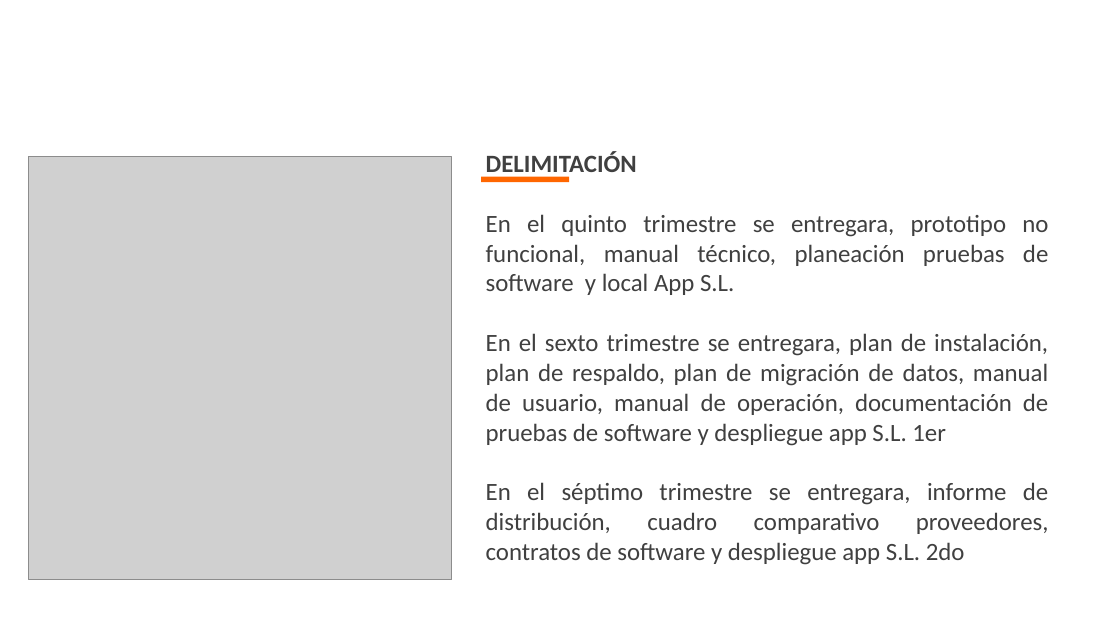
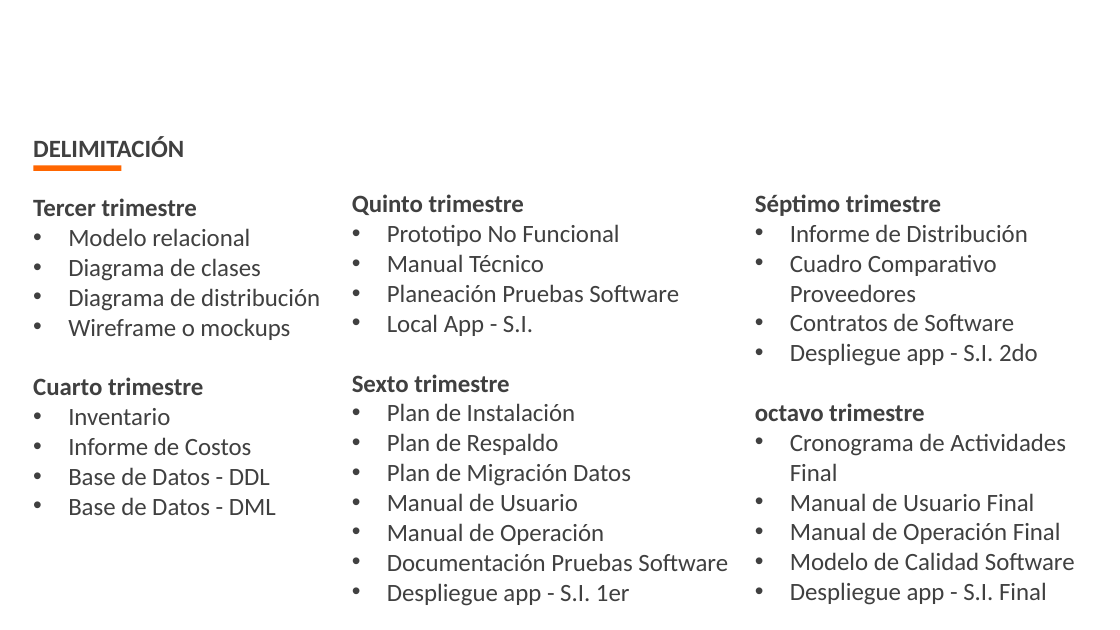
Before and after one commit to alejaleo/proyecto_segi, a slide deck: slide 17 of proyecto_formativo/documentacion/primer_trimestre/1_Presentación_Sustentacion.pptx (slide 18 before the commit). Drawn at 1120x630 pixels with LibreOffice and Linux fonts; fonts in the diff are those of the drawing; grey boxes stand for pictures; background and template pictures are left out. Boxes give left, top, right and bottom in pixels: in the first picture for what was removed or moved away, otherwise in the second. Text is boxed around its words. In the diff, an @@ line names an element or a change of style, - is before the commit and + after.

Commit message:
se eliminan notas de prueba en primer y segundo trimestre

```diff
--- a/proyecto_formativo/documentacion/primer_trimestre/1_Presentación_Sustentacion.pptx
+++ b/proyecto_formativo/documentacion/primer_trimestre/1_Presentación_Sustentacion.pptx
@@ text added at <box>33,136,320,515</box>, 16 pt, text #404040 @@
+DELIMITACIÓN
+Tercer trimestre
+• Modelo relacional
+• Diagrama de clases
+• Diagrama de distribución
+• Wireframe o mockups
+Cuarto trimestre
+• Inventario
+• Informe de Costos
+• Base de Datos - DDL
+• Base de Datos - DML
@@ picture removed at <box>29,157,452,580</box> @@
@@ rectangle: place and size @@
-rectangle at <box>482,177,570,183</box>
+rectangle at <box>34,166,122,171</box>
@@ text added at <box>352,194,728,606</box>, 16 pt, text #404040 @@
+Quinto trimestre
+• Prototipo No Funcional
+• Manual Técnico
+• Planeación Pruebas Software
+• Local App - S.I.
+Sexto trimestre
+• Plan de Instalación
+• Plan de Respaldo
+• Plan de Migración Datos
+• Manual de Usuario
+• Manual de Operación
+• Documentación Pruebas Software
+• Despliegue app - S.I. 1er
@@ text at <box>755,194,1075,605</box>: text changed @@
-DELIMITACIÓN
-En el quinto trimestre se entregara, prototipo no funcional, manual técnico, planeación pruebas de software y local App S.L.
-En el sexto trimestre se entregara, plan de instalación, plan de respaldo, plan de migración de datos, manual de usuario, manual de operación, documentación de pruebas de software y despliegue app S.L. 1er
-En el séptimo trimestre se entregara, informe de distribución, cuadro comparativo proveedores, contratos de software y despliegue app S.L. 2do
+Séptimo trimestre
+• Informe de Distribución
+• Cuadro Comparativo Proveedores
+• Contratos de Software
+• Despliegue app - S.I. 2do
+octavo trimestre
+• Cronograma de Actividades Final
+• Manual de Usuario Final
+• Manual de Operación Final
+• Modelo de Calidad Software
+• Despliegue app - S.I. Final
```
Also in this commit, not shown: 3 other slides changed, 2 slides removed, 2 other files.
